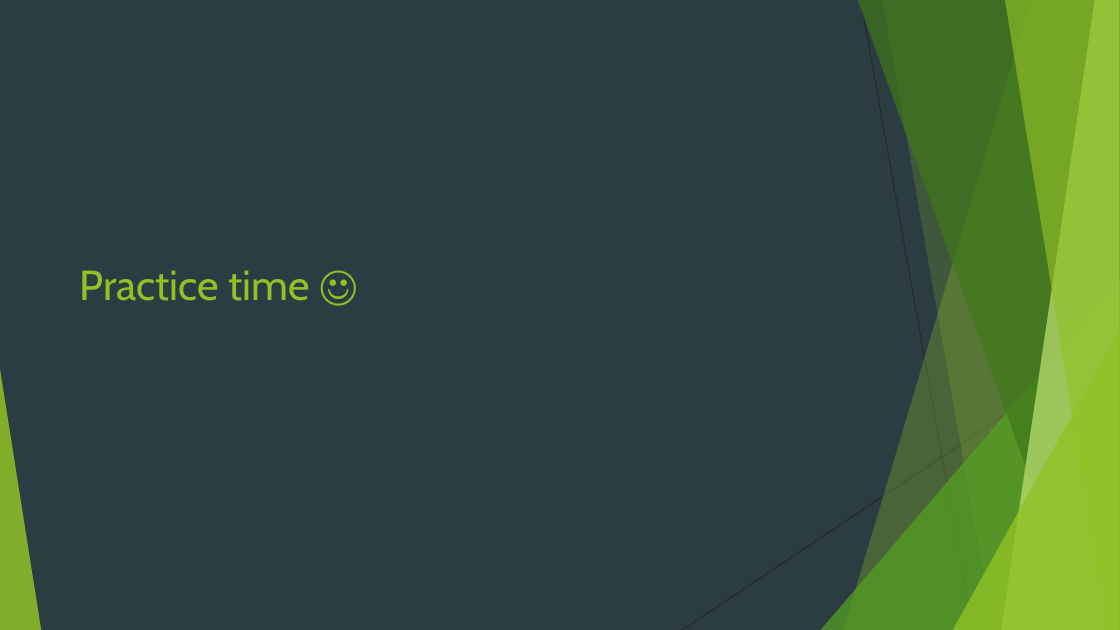
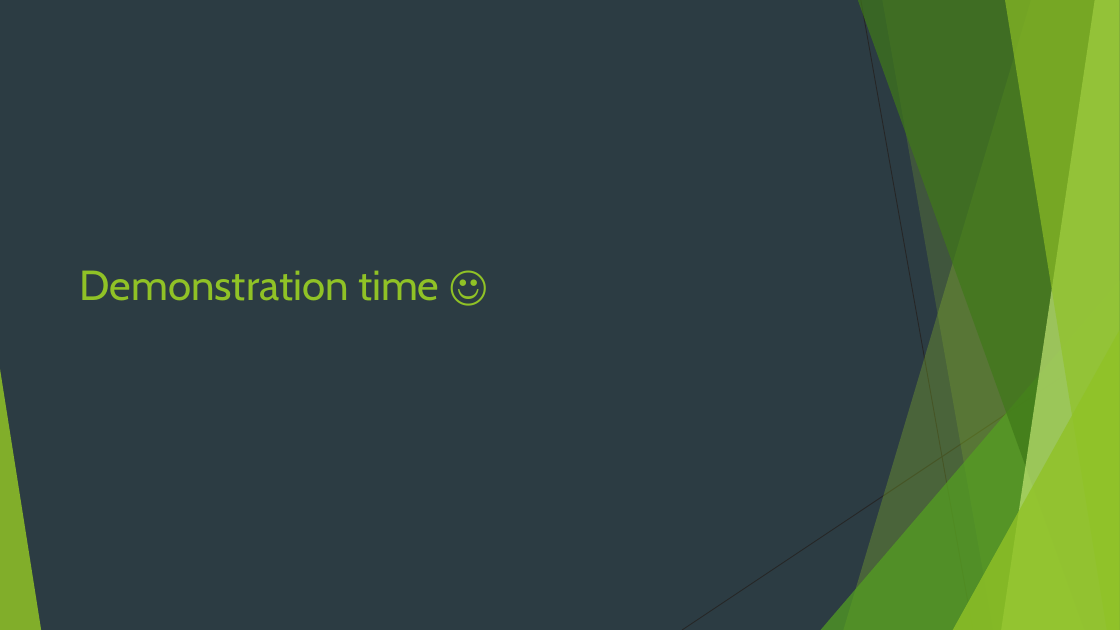
Before and after one commit to DSinMeliodas/DHBW-SE-Presentation-Godot, a slide deck: slide 9 of GODOT E-Portfolio.pptx. Drawn at 1120x630 pixels with LibreOffice and Linux fonts; fonts in the diff are those of the drawing. Boxes give left, top, right and bottom in pixels: in the first picture for what was removed or moved away, otherwise in the second. Text is boxed around its words. In the diff, an @@ line names an element or a change of style, - is before the commit and + after.

Commit message:
updated files
- added a license
- updated readme
- updated presentation

```diff
--- a/GODOT E-Portfolio.pptx
+++ b/GODOT E-Portfolio.pptx
@@ title at (79,270,439,301): text changed @@
-Practice time ☺
+Demonstration time ☺
```
Also in this commit, not shown: 2 other files.
